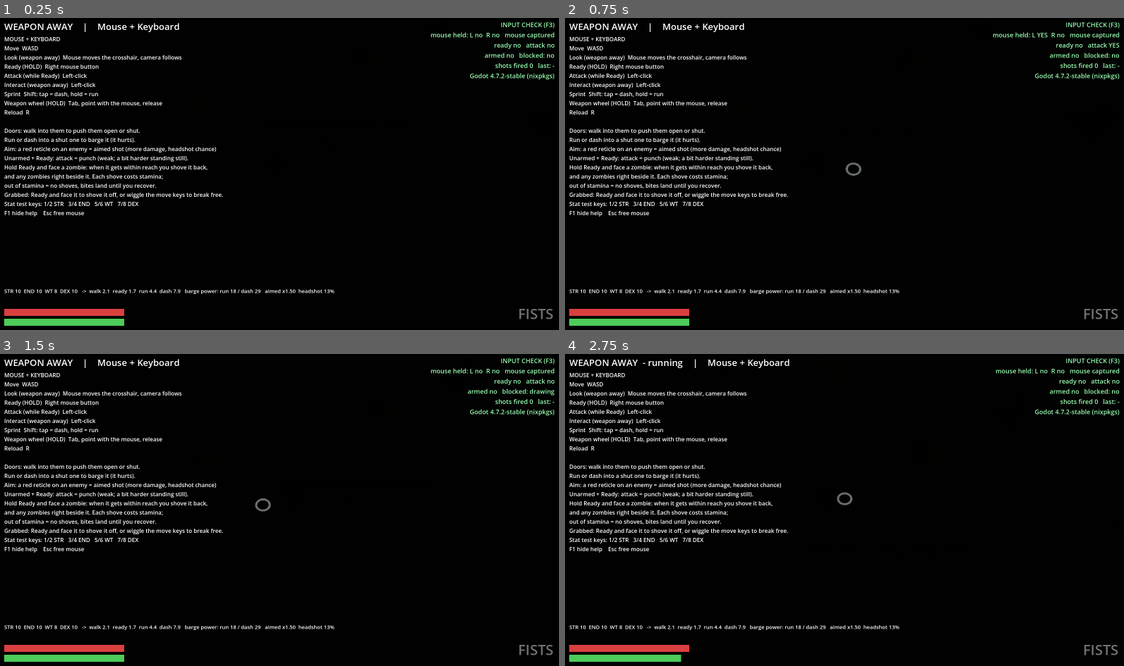
Above: before the commit, frames 1-4 (two rows, left to right).
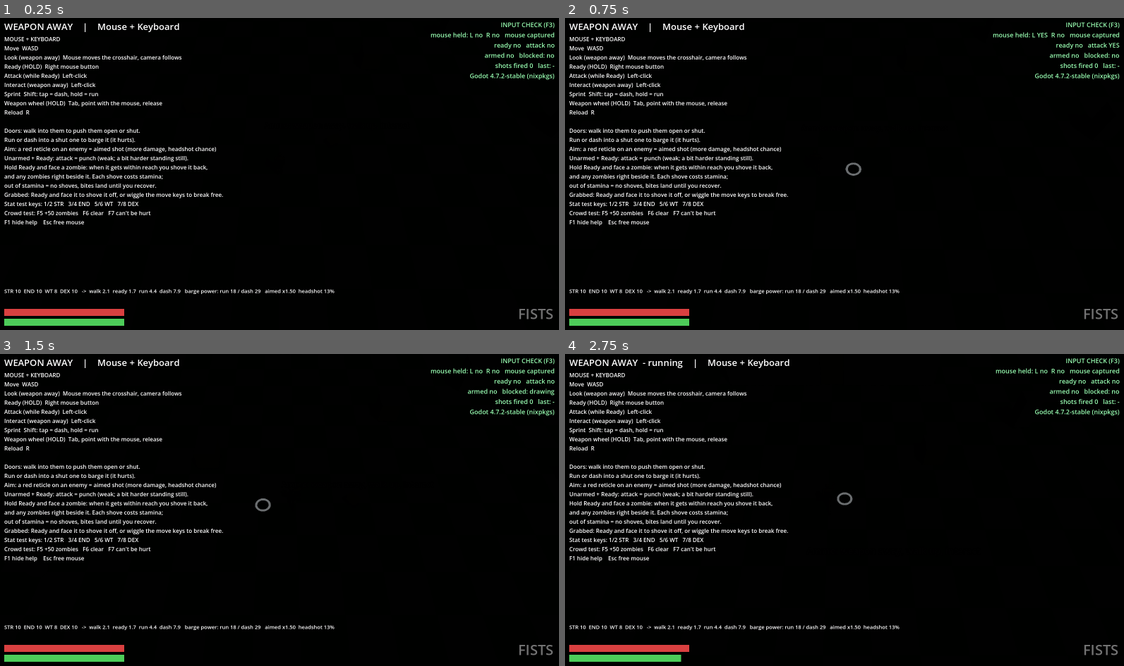
Above: after the commit, the same moments.

Repository: RuneTV64/twinsticksofdepth
Game: Godot game, scene res://main.tscn
Same seed, same stepped clock (60 frames per second), same inputs: the game is played once before the commit and once after it.
Inputs (mouse positions are in pixels of both pictures, inside the frame that each line leads up to):
- Up to frame 1 (0.25 s): no input
- Up to frame 2 (0.75 s): tap Enter at 0.5 s; move the mouse to (878, 170) at 0.52 s; press the mouse at (878, 170) at 0.53 s; hold W (move_up) from 0.53 s (still down)
- Up to frame 3 (1.5 s): keep holding W (move_up); move the mouse to (251, 510) at 1.27 s; release the mouse at (251, 510) at 1.28 s; right-click (251, 510) at 1.35 s
- Up to frame 4 (2.75 s): keep holding W (move_up); move the mouse to (861, 503) at 2.02 s; hold Shift (sprint) from 2.03 s (still down)

The runs differ from the first frame. In frame 1, 0.3% of the frame differs, in the area x 0-28%, y 61-67%; in frame 2, 0.3%; in frame 3, 0.3%; in frame 4, 0.3%.

Commit message:
Crowd test keys: F5 adds 50 shamblers, F6 clears, F7 can't be hurt
F5 drops 50 shamblers on open floor in front of the player (6-20 m), F6 removes
them, F7 makes the player unhurtable for long runs. While a crowd is up, a
readout shows FPS, frame and physics time, zombies (and how many in view), and
the time per physics tick spent posing zombie bodies versus the rest of the
zombie work (AI, movement, collisions), plus draw calls and triangles.

Co-Authored-By: Claude Opus 5.5 <noreply@anthropic.com>
Claude-Session: https://claude.ai/code/session_016fBGAPxjuUC4CyoSW4jDTz

Diff:
--- a/enemy.gd
+++ b/enemy.gd
@@ -48,6 +48,11 @@
 @export var decap_chance := 0.35       # chance a headshot takes the head off (otherwise it just drops)
 @export var corpse_time := 30.0        # s a dead zombie lies there before it fades (stand-in for the clean-up lore)
 @export var fall_apart_every := 20.0   # s: how often the most rotted get a chance to shed a part on their own
+
+## Microseconds spent on zombies since the crowd readout last read them (main.gd, F5): posing the bodies, and
+## everything else a zombie does each tick (thinking, moving, colliding).
+static var anim_usec := 0
+static var zombie_usec := 0
 
 var hp := 100.0
 var dead := false
@@ -321,6 +326,19 @@
 
 
 func _physics_process(delta: float) -> void:
+	var t0 := Time.get_ticks_usec()
+	_tick(delta)
+	if body != null:
+		zombie_usec += Time.get_ticks_usec() - t0
+
+
+func _animate_timed(delta: float) -> void:
+	var t0 := Time.get_ticks_usec()
+	body.animate(self, delta)
+	anim_usec += Time.get_ticks_usec() - t0
+
+
+func _tick(delta: float) -> void:
 	_flash -= delta
 	_cd -= delta
 	hurt_t -= delta
@@ -334,7 +352,7 @@
 			# The corpse lies there, then dithers away.
 			body.set_fade(clampf(_corpse_t / 2.0, 0.0, 1.0) * _alpha)
 			body.visible = _corpse_t > 0.0
-			body.animate(self, delta)
+			_animate_timed(delta)
 		if _dead_t <= 0.0:
 			_respawn()
 		return
@@ -367,7 +385,7 @@
 
 	if body != null:
 		_visual.rotation.y = atan2(-facing.x, -facing.z)
-		body.animate(self, delta)
+		_animate_timed(delta)
 	else:
 		var col := Color(1, 1, 1) if _flash > 0.0 else _base_color
 		col.a = _alpha
--- a/hud.gd
+++ b/hud.gd
@@ -46,6 +46,7 @@
 out of stamina = no shoves, bites land until you recover.
 Grabbed: Ready and face it to shove it off, or wiggle the move keys to break free.
 Stat test keys: 1/2 STR   3/4 END   5/6 WT   7/8 DEX
+Crowd test: F5 +50 zombies   F6 clear   F7 can't be hurt
 F1 hide help    Esc free mouse"""
 
 
--- a/main.gd
+++ b/main.gd
@@ -26,6 +26,12 @@
 var hud: Hud
 var fog: Node3D
 
+# Crowd test (F5 / F6 / F7): extra shamblers to find out how many the game can take, and where the time goes.
+const CROWD_STEP := 50
+var _crowd: Array[Enemy] = []
+var _perf: Label
+var _perf_t := 0.0
+
 
 func _enter_tree() -> void:
 	InputSetup.apply()
@@ -60,6 +66,7 @@
 	hud = Hud.new()
 	hud.player = player
 	add_child(hud)
+	_make_perf_label()
 
 	Input.mouse_mode = Input.MOUSE_MODE_CAPTURED
 
@@ -81,9 +88,103 @@
 			KEY_6: _stat("weight", 1)
 			KEY_7: _stat("dexterity", -1)
 			KEY_8: _stat("dexterity", 1)
+			KEY_F5: _add_crowd(CROWD_STEP)
+			KEY_F6: _clear_crowd()
+			KEY_F7:
+				player.invulnerable = not player.invulnerable
+				player.show_status("Can't be hurt: %s" % ("ON" if player.invulnerable else "OFF"), 1.5)
 	elif event is InputEventMouseButton and event.pressed \
 			and Input.mouse_mode != Input.MOUSE_MODE_CAPTURED:
 		Input.mouse_mode = Input.MOUSE_MODE_CAPTURED
+
+
+# ------------------------------------------------------------------ crowd test
+## Add n shamblers in front of you, 6 to 20 m out, where there's open floor. They come straight for you.
+func _add_crowd(n: int) -> void:
+	var space := get_world_3d().direct_space_state
+	var q := PhysicsPointQueryParameters3D.new()
+	q.collision_mask = 1 | 2
+	var made := 0
+	var tries := 0
+	while made < n and tries < n * 20:
+		tries += 1
+		var a := atan2(-player.facing.x, -player.facing.z) + randf_range(-0.9, 0.9)
+		var r := randf_range(6.0, 20.0)
+		var pos := player.global_position + Vector3(-sin(a), 0.0, -cos(a)) * r
+		if pos.x < WORLD_X0 + 1.0 or pos.x > WORLD_X1 - 1.0 or pos.z < WORLD_Z0 + 1.0 or pos.z > WORLD_Z1 - 1.0:
+			continue
+		q.position = pos + Vector3.UP * 0.9
+		if not space.intersect_point(q, 1).is_empty():
+			continue   # inside a wall or a house
+		var e := Enemy.new()
+		e.kind = "shambler"
+		e.position = Vector3(pos.x, 0.05, pos.z)
+		add_child(e)
+		e.player = player
+		e.aggro_range = 40.0
+		_crowd.append(e)
+		made += 1
+	_perf.visible = true
+	player.show_status("Crowd: %d extra shamblers" % _crowd.size(), 1.5)
+
+
+func _clear_crowd() -> void:
+	for e in _crowd:
+		if is_instance_valid(e):
+			player.release_grab(e)
+			e.queue_free()
+	_crowd.clear()
+	_perf.visible = false
+	player.show_status("Crowd cleared", 1.0)
+
+
+func _make_perf_label() -> void:
+	var layer := CanvasLayer.new()
+	layer.layer = 10
+	add_child(layer)
+	_perf = Label.new()
+	_perf.position = Vector2(20, 330)
+	_perf.add_theme_font_size_override("font_size", 20)
+	_perf.add_theme_color_override("font_outline_color", Color.BLACK)
+	_perf.add_theme_constant_override("outline_size", 6)
+	_perf.visible = false
+	layer.add_child(_perf)
+
+
+## Twice a second: frame rate, how many zombies, and where each frame's time goes. "per tick" is per physics tick.
+func _process(delta: float) -> void:
+	if _perf == null or not _perf.visible:
+		Enemy.anim_usec = 0
+		Enemy.zombie_usec = 0
+		return
+	_perf_t += delta
+	if _perf_t < 0.5:
+		return
+	var ticks := maxf(_perf_t * Engine.physics_ticks_per_second, 1.0)
+	var anim_ms := Enemy.anim_usec / ticks / 1000.0
+	var rest_ms := (Enemy.zombie_usec - Enemy.anim_usec) / ticks / 1000.0
+	Enemy.anim_usec = 0
+	Enemy.zombie_usec = 0
+	_perf_t = 0.0
+	var alive := 0
+	var seen := 0
+	for e in get_tree().get_nodes_in_group("enemies"):
+		var en := e as Enemy
+		if en != null and en.body != null and not en.dead:
+			alive += 1
+			if en._alpha > 0.0:
+				seen += 1
+	_perf.text = "CROWD TEST   F5 +%d   F6 clear   F7 can't be hurt: %s
+" % [CROWD_STEP, "ON" if player.invulnerable else "OFF"] \
+		+ "%d FPS   frame %.1f ms   physics %.1f ms
+" % [Engine.get_frames_per_second(),
+			Performance.get_monitor(Performance.TIME_PROCESS) * 1000.0, Performance.get_monitor(Performance.TIME_PHYSICS_PROCESS) * 1000.0] \
+		+ "zombies %d (%d in view)
+" % [alive, seen] \
+		+ "zombie posing %.2f ms per tick   zombie AI+movement %.2f ms per tick
+" % [anim_ms, rest_ms] \
+		+ "draw calls %d   triangles %dk" % [Performance.get_monitor(Performance.RENDER_TOTAL_DRAW_CALLS_IN_FRAME),
+			int(Performance.get_monitor(Performance.RENDER_TOTAL_PRIMITIVES_IN_FRAME) / 1000.0)]
 
 
 func _stat(stat: String, d: int) -> void:
--- a/player.gd
+++ b/player.gd
@@ -184,6 +184,7 @@
 var _dash_dir := Vector3.ZERO
 var _stagger := 0.0
 var held_by: Array[Enemy] = []   # zombies that have hold of you
+var invulnerable := false          # test switch (F7): nothing hurts you
 var _struggle := 0.0
 var _last_mv := Vector2.ZERO
 var _barge_cd := 0.0
@@ -1157,7 +1158,7 @@
 
 
 func take_damage(amount: float, dir: Vector3, knock: float) -> void:
-	if dead:
+	if dead or invulnerable:
 		return
 	health -= amount
 	_hurt_t = 0.15
